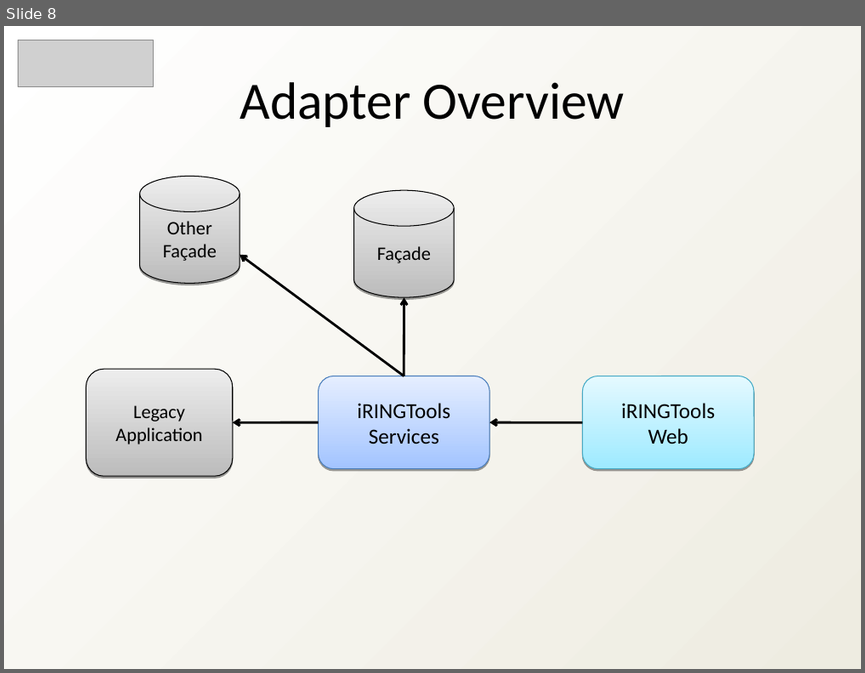
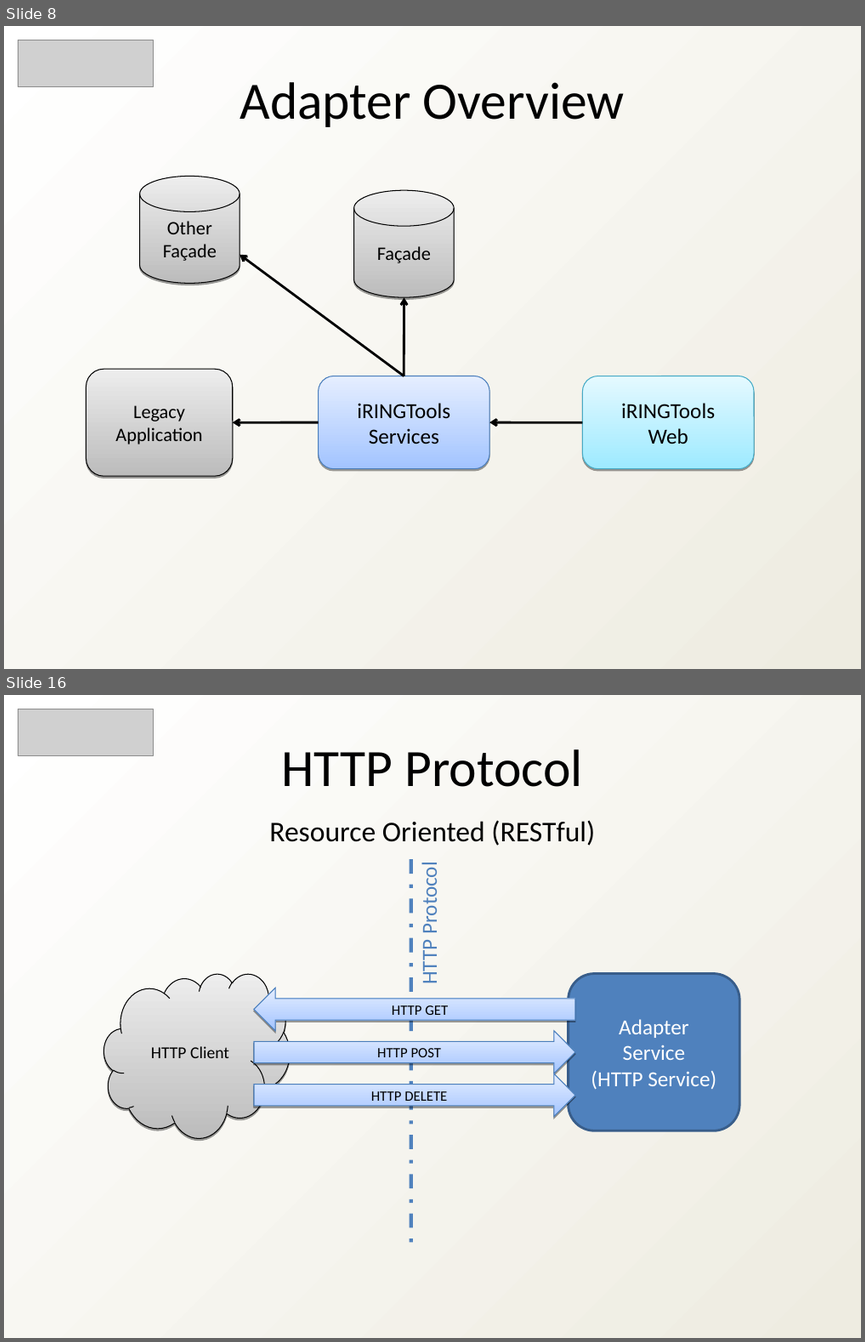
Before and after one commit to heyena/iring-tools, a slide deck: trunk/Documentation/iRINGTools_Overview_v2.1.0.ppt. Shown one above the other, each under a label of ours: slide 8 before the commit, slides 8 and 16 after it; the slides between them are not shown. The pictures are 865x673 and 865x1342 pixels, drawn with LibreOffice and Linux fonts; fonts in the diff are those of the drawing; grey boxes stand for pictures. Boxes give left, top, right and bottom in pixels: in the first picture for what was removed or moved away, otherwise in the second. Text is boxed around its words. In the diff, an @@ line names an element or a change of style, - is before the commit and + after.

```diff
--- a/trunk/Documentation/iRINGTools_Overview_v2.1.0.ppt
+++ b/trunk/Documentation/iRINGTools_Overview_v2.1.0.ppt
@@ slide 16 added at [4,695,861,1338], background gradient #FFFFFF to #EEECE1 @@
@@ picture added at [18,709,154,756] @@
@@ text added at [282,749,582,787], 44 pt, text #000000 @@
+HTTP Protocol
@@ text added at [269,820,595,845], 24 pt, text #000000 @@
+Resource Oriented (RESTful)
@@ line added from (411, 860) to (411, 1245), #4F81BD 3 pt dashed @@
@@ text added at [416,868,443,983], 18 pt, text #4F81BD @@
+HTTP Protocol
@@ freeform shape added at [104,974,290,1138], fill gradient #BCBCBC to #EDEDED, outline #000000 0.74 pt, 14 pt, text #000000 @@
+HTTP Client
@@ rounded rectangle added at [568,974,739,1130], fill #4F81BD, outline #385D8A 2.01 pt, 18 pt, text #FFFFFF @@
+Adapter
+Service
+(HTTP Service)
@@ right arrow added at [254,988,575,1031], fill gradient #A3C4FF to #E5EEFF, outline #4A7EBB 0.74 pt, 12 pt, text #000000 @@
+HTTP GET
@@ right arrow added at [254,1031,575,1074], fill gradient #A3C4FF to #E5EEFF, outline #4A7EBB 0.74 pt, 12 pt, text #000000 @@
+HTTP POST
@@ right arrow added at [254,1074,575,1117], fill gradient #A3C4FF to #E5EEFF, outline #4A7EBB 0.74 pt, 12 pt, text #000000 @@
+HTTP DELETE
```
Also in this commit, not shown: 13 slides changed, 3 other slides added, 1 slide removed.
